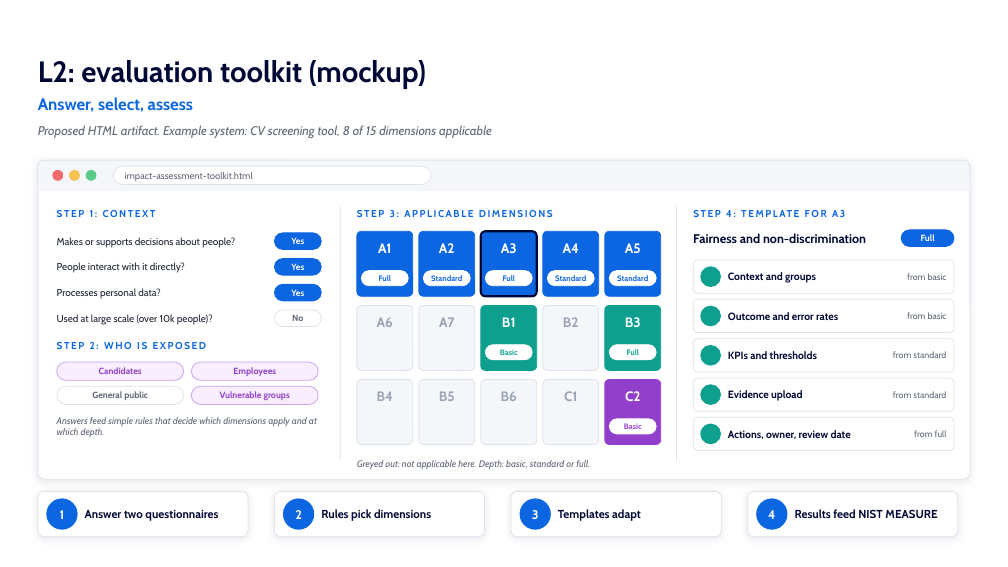
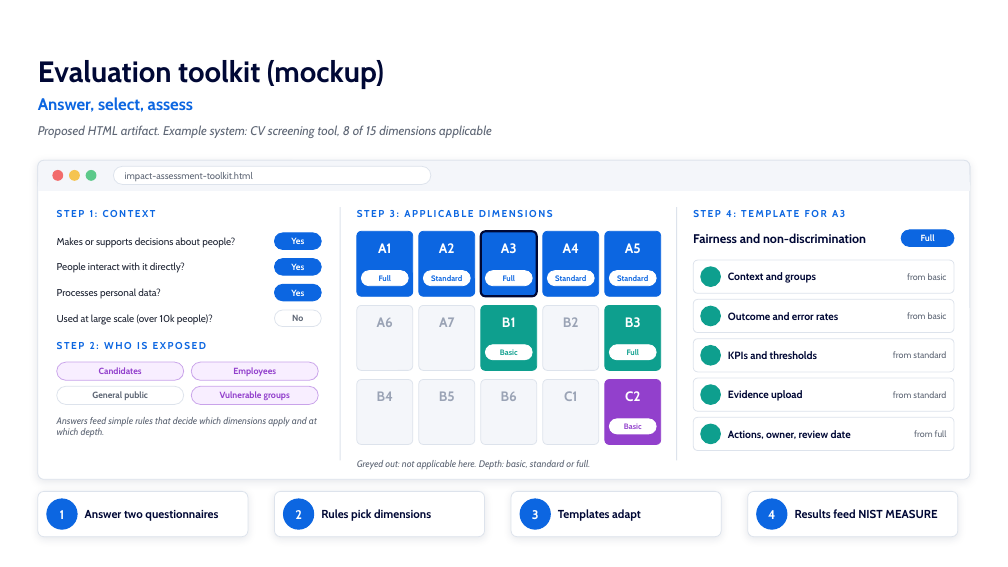
Before and after one commit to Jorge2k1/DTeTect, a slide deck: slide 19 of temp/FRAMEWORK IMPACT ASSESSMENT.pptx. Drawn at 1008x567 pixels with LibreOffice and Linux fonts; fonts in the diff are those of the drawing; background and template pictures are left out. Boxes give left, top, right and bottom in pixels: in the first picture for what was removed or moved away, otherwise in the second. Text is boxed around its words. In the diff, an @@ line names an element or a change of style, - is before the commit and + after.

```diff
--- a/temp/FRAMEWORK IMPACT ASSESSMENT.pptx
+++ b/temp/FRAMEWORK IMPACT ASSESSMENT.pptx
@@ text at bbox=[38, 60, 384, 89]: text changed @@
-L2: evaluation toolkit (mockup)
+Evaluation toolkit (mockup)
```
Also in this commit, not shown: 14 other slides changed, 1 slide added, 1 slide removed.
